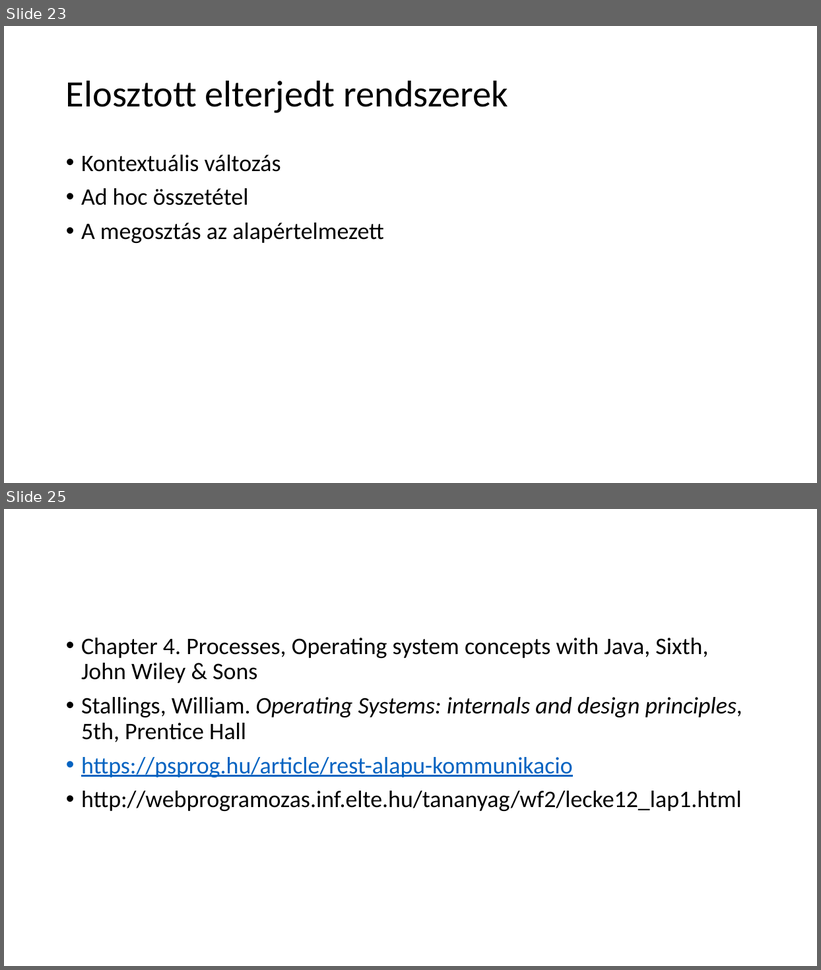
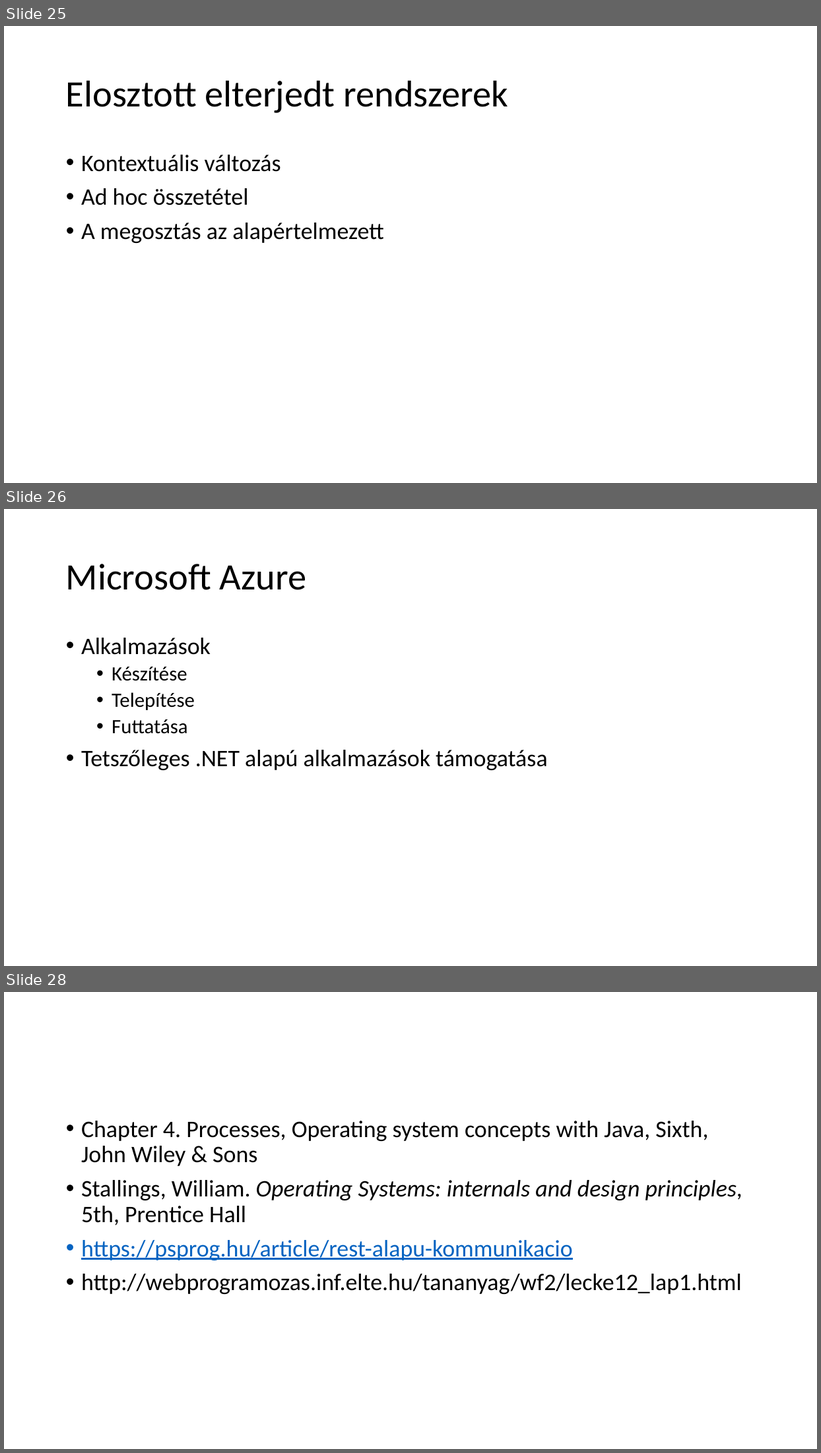
Before and after one commit to krsjakb/osztott-rendszerek-parhuzamos-programozas, a slide deck: Osztott rendszerek, párhuzamos programozás.pptx. Shown one above the other, each under a label of ours: slides 23 and 25 before the commit, slides 25, 26 and 28 after it; the slides between them are not shown. The pictures are 821x970 and 821x1453 pixels, drawn with LibreOffice and Linux fonts; fonts in the diff are those of the drawing. Boxes give left, top, right and bottom in pixels: in the first picture for what was removed or moved away, otherwise in the second. Text is boxed around its words. In the diff, an @@ line names an element or a change of style, - is before the commit and + after.

```diff
--- a/Osztott rendszerek, párhuzamos programozás.pptx
+++ b/Osztott rendszerek, párhuzamos programozás.pptx
@@ slide 26 added at (x1=4, y1=509, x2=817, y2=966), background #FFFFFF @@
@@ title added at (x1=66, y1=564, x2=306, y2=590), 44 pt, text #000000 @@
+Microsoft Azure
@@ text added at (x1=81, y1=638, x2=548, y2=770), 28 pt, text #000000 @@
+• Alkalmazások
+  • Készítése
+  • Telepítése
+  • Futtatása
+• Tetszőleges .NET alapú alkalmazások támogatása
@@ what was slide 23 is now slide 25 @@
@@ what was slide 25 is now slide 28 @@
```
Also in this commit, not shown: 2 slides changed, 2 other slides added, 36 other files.
